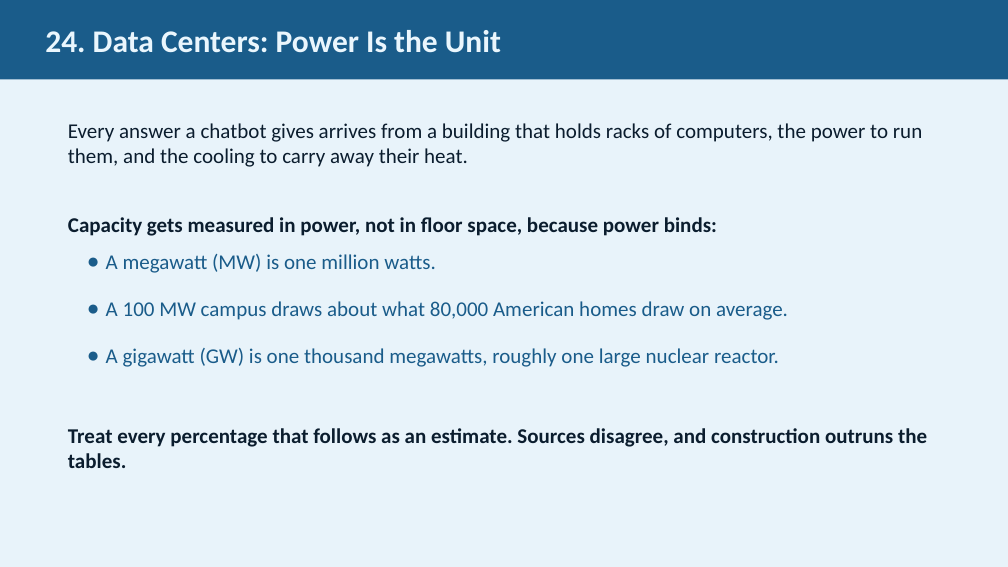
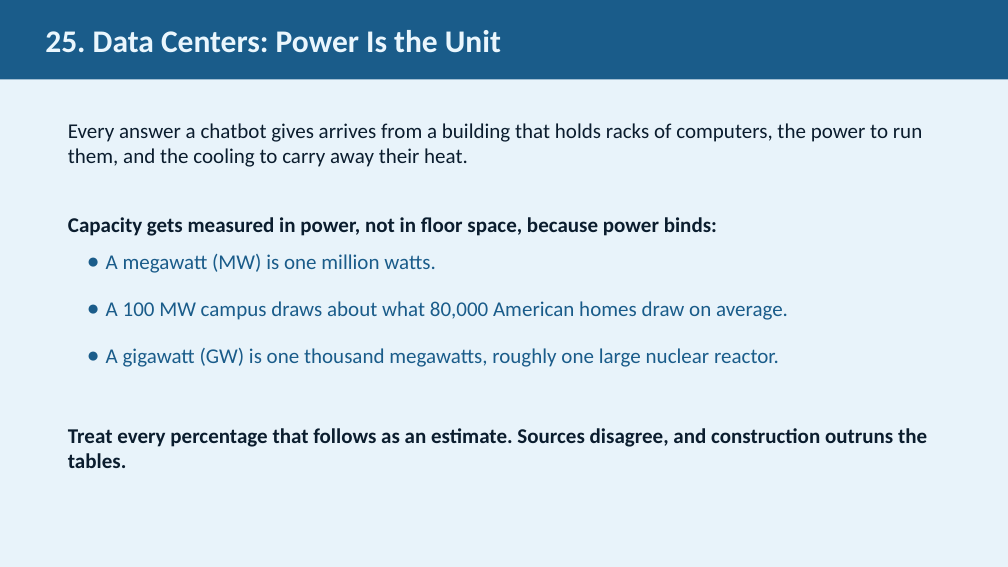
Before and after one commit to JimFawcett/NewSite, a slide deck: slide 25 of AI Presentation 2026/AI_Presentation.pptx (slide 24 before the commit). Drawn at 1008x567 pixels with LibreOffice and Linux fonts; fonts in the diff are those of the drawing. Boxes give left, top, right and bottom in pixels: in the first picture for what was removed or moved away, otherwise in the second. Text is boxed around its words. In the diff, an @@ line names an element or a change of style, - is before the commit and + after.

```diff
--- a/AI Presentation 2026/AI_Presentation.pptx
+++ b/AI Presentation 2026/AI_Presentation.pptx
@@ text in rectangle at [45,30,501,53]: text changed @@
-24. Data Centers: Power Is the Unit
+25. Data Centers: Power Is the Unit
```
Also in this commit, not shown: 31 other slides changed, 2 slides added.
